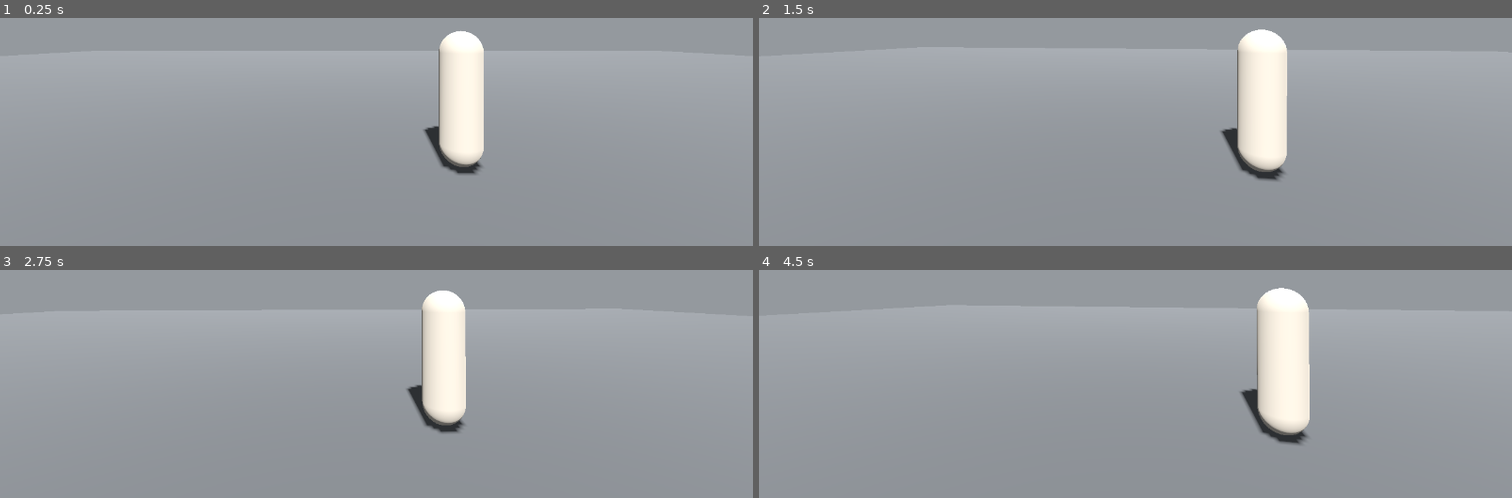
Above: before the commit, frames 1-4 (two rows, left to right).
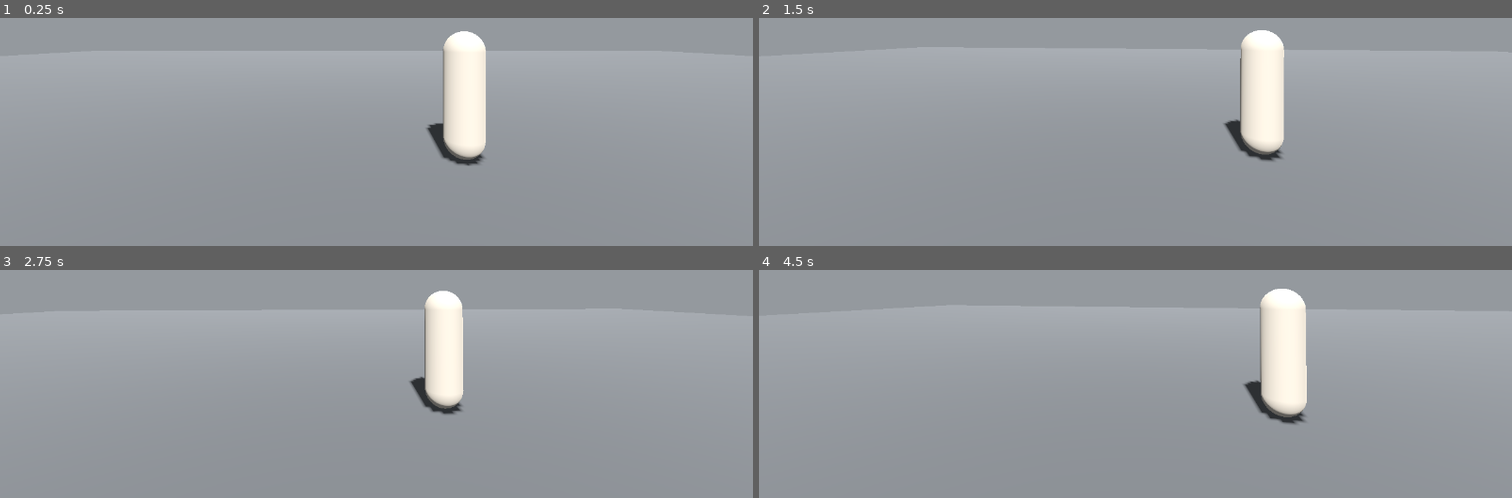
Above: after the commit, the same moments.

Repository: husamazenci/ada
Game: Godot game, scene res://sahne/dunya.tscn
The game is run twice, just before and just after one commit, with the same random seed, the same clock (stepped at 60 frames per second) and the same inputs.
Inputs (mouse positions are in pixels of both pictures, inside the frame that each line leads up to):
- Up to frame 1 (0.25 s): no input
- Up to frame 2 (1.5 s): tap Enter at 0.5 s; move the mouse to (1173, 33) at 0.52 s; tap S (geri) at 0.6 s; click (1173, 33) at 0.67 s; tap Space at 1.25 s; move the mouse to (1097, 36) at 1.27 s; tap W (ileri) at 1.35 s; click (1097, 36) at 1.42 s
- Up to frame 3 (2.75 s): tap Enter at 2 s; move the mouse to (391, 279) at 2.02 s; hold Shift (kos) from 2.03 s (still down); click (391, 279) at 2.17 s
- Up to frame 4 (4.5 s): tap Space at 2.75, 4.25 s; move the mouse to (1127, 292) at 2.77 s; release Shift (kos) at 2.78 s; tap D (sag) at 2.85 s; click (1127, 292) at 2.92 s; tap Enter at 3.5 s; move the mouse to (1188, 292) at 3.52 s; tap A (sol) at 3.6 s; click (1188, 292) at 3.67 s; move the mouse to (1075, 281) at 4.27 s; tap S (geri) at 4.35 s; click (1075, 281) at 4.42 s

The runs differ from the first frame. In frame 1, 1.2% of the frame differs, in the area x 56-65%, y 5-69%; in frame 2, 1.6%; in frame 3, 1.4%; in frame 4, 1.8%, in the area x 63-74%, y 7-77%.

Commit message:
claude: gri kutu kapısı — üç güven seviyesi hem sayıyla hem ekranda ayrık
Davranış saf katmana alındı (betik/ai/davranis.gd): güven mesafeyi, yönelimi
ve bakışı belirliyor; moral tempoyu, duruşu ve duraklamayı. Çizim katmanı
karar vermiyor, yalnızca uyguluyor — ekranda gördüğümüz şey testin sınadığı
şeyin kendisi olsun diye.

Ölçüldü (belirlenimci, iki koşuda ±0.01 m):
  güven yüksek  2.20 m ayakta
  güven orta    4.28 m ayakta
  güven düşük   8.28 m ayakta
  yüksek güven + dip moral  2.20 m OTURUYOR
  düşük güven + dip moral   8.28 m OTURUYOR

Son iki satır kritik: spekt "dip moralin oturması izleyiciyi sistematik olarak
'düşük güven' yanıtına götürebilir" diye uyarmıştı. Mesafe güveni, duruş
morali söylüyor ve ikisi bağımsız — kritik çiftte 39.714 piksel fark var.

Sonda iki kez düzeltildi, ikisi de "sabit kare sayısı" hatasıydı: yerleşme ve
gösterim aşamaları koşula bağlandı. Öncesinde iki koşu farklı sonuç veriyordu
(6.00 m ve 8.28 m) — ölçtüğüm şey ölçmek istediğim şey değildi.

Co-Authored-By: Claude Opus 5 <noreply@anthropic.com>

Diff:
--- /dev/null
+++ b/araclar/gri-kutu.gd
@@ -0,0 +1,89 @@
+extends SceneTree
+
+# GRİ KUTU KAPISI — görsel yarısı.
+# Üç güven seviyesini sırayla zorlar, arkadaşın yerleşmesini bekler, her biri
+# için PNG yazar ve gerçekleşen mesafeyi ölçer. --headless ile ÇALIŞMAZ.
+
+const D := preload("res://betik/ai/davranis.gd")
+const YERLESME_KARE := 420
+const GOSTERIM_KARE := 400   # duruş değişiminin tamamlanması için
+
+var _kare := 0
+var _i := 0
+var _yerlesti := false
+var _arkadas: Node3D
+var _oyuncu: Node3D
+# Her durum İKİ AŞAMALI: önce "yerleşme" değerleriyle konumlanır, sonra
+# "gösterim" değerleri uygulanır. Sebep: dip moralde arkadaş yerinden
+# kalkamaz — moral düşmeden önce yakına yerleşmezse, uzakta oturan biri
+# "düşük güven" diye okunur ve iki kanal görsel olarak karışır. Spektin
+# uyardığı tuzak tam buydu.
+const DURUMLAR := [
+	{"ad": "guven-yuksek",       "yer_g": 0.80, "yer_m": 0.80, "g": 0.80, "m": 0.80},
+	{"ad": "guven-orta",         "yer_g": 0.50, "yer_m": 0.80, "g": 0.50, "m": 0.80},
+	{"ad": "guven-dusuk",        "yer_g": 0.10, "yer_m": 0.80, "g": 0.10, "m": 0.80},
+	{"ad": "yuksek-guven-dip-moral", "yer_g": 0.80, "yer_m": 0.80, "g": 0.80, "m": 0.20},
+	{"ad": "dusuk-guven-dip-moral",  "yer_g": 0.10, "yer_m": 0.80, "g": 0.10, "m": 0.20},
+]
+
+func _mesafe() -> float:
+	return Vector2(_arkadas.global_position.x - _oyuncu.global_position.x,
+		_arkadas.global_position.z - _oyuncu.global_position.z).length()
+
+func _initialize() -> void:
+	var sahne := load("res://sahne/dunya.tscn")
+	if sahne == null:
+		printerr("ÇALIŞTIRILAMADI: sahne yüklenemedi"); quit(2); return
+	root.add_child(sahne.instantiate())
+
+func _process(_d: float) -> bool:
+	if _arkadas == null:
+		_arkadas = root.find_child("Arkadas", true, false)
+		_oyuncu = root.find_child("Oyuncu", true, false)
+		if _arkadas == null or _oyuncu == null:
+			printerr("ÇALIŞTIRILAMADI: Arkadas/Oyuncu bulunamadı"); quit(2); return true
+		print("%-24s %-8s %-9s %-11s %s" % ["durum", "mesafe", "duruş", "gövde", "kadraj"])
+	var d: Dictionary = DURUMLAR[_i]
+	_kare += 1
+	# 1. aşama: HEDEFE VARANA KADAR yerleş (sabit kare sayısı yetmiyordu —
+	# önceki durumdan kalan mesafeye göre gereken süre değişiyor).
+	if not _yerlesti:
+		_arkadas.set("guven_zorla", d["yer_g"])
+		_arkadas.set("moral_zorla", d["yer_m"])
+		var su_an := _mesafe()
+		if absf(su_an - D.hedef_mesafe_m(d["yer_g"])) < 0.35:
+			_yerlesti = true
+			_kare = 0
+		elif _kare > 3000:
+			printerr("ÇALIŞTIRILAMADI: %s yerleşemedi (%.2f m)" % [d["ad"], su_an])
+			quit(2); return true
+		return false
+	_arkadas.set("guven_zorla", d["g"])
+	_arkadas.set("moral_zorla", d["m"])
+
+	# 2. aşama: gösterim değerleri OTURANA KADAR bekle. Sabit kare sayısı
+	# zamanlamaya duyarlıydı — iki koşu farklı sonuç verdi (bir seferinde
+	# 6.00 m, ötekinde 8.28 m). Koşula bağlanınca belirlenimci oluyor.
+	var govde0 := _arkadas.get_node_or_null(^"Govde")
+	var hedef_govde_y: float = 0.875 - (0.55 if D.oturuyor_mu(d["m"]) else 0.0)
+	var govde_oturdu: bool = govde0 == null or absf(govde0.position.y - hedef_govde_y) < 0.005
+	var durdu: bool = _arkadas.velocity.length() < 0.02
+	var mesafe_tamam: bool = absf(_mesafe() - D.hedef_mesafe_m(d["g"])) < 0.35 or D.oturuyor_mu(d["m"])
+	if not (govde_oturdu and durdu and mesafe_tamam):
+		if _kare > 3000:
+			printerr("ÇALIŞTIRILAMADI: %s gösterimde oturmadı" % d["ad"]); quit(2); return true
+		return false
+
+	var olculen := _mesafe()
+	var oturuyor: bool = D.oturuyor_mu(d["m"])
+	var govde := _arkadas.get_node_or_null(^"Govde")
+	var govde_y: float = govde.position.y if govde else -1.0
+	root.get_texture().get_image().save_png("res://.scratch/gri-%s.png" % d["ad"])
+	print("%-24s %-8.2f %-9s gövde y %.3f  .scratch/gri-%s.png" % [d["ad"], olculen, "OTURUYOR" if oturuyor else "ayakta", govde_y, d["ad"]])
+
+	_i += 1
+	_kare = 0
+	_yerlesti = false
+	if _i >= DURUMLAR.size():
+		quit(0); return true
+	return false
--- /dev/null
+++ b/betik/ai/davranis.gd
@@ -0,0 +1,101 @@
+class_name Davranis
+extends RefCounted
+
+# Arkadaşın EKRANDAKİ davranışı — saf. Çizim katmanı bunu yalnızca UYGULAR.
+#
+# İki eksen, iki KANAL (K-005, davranış tablosu):
+#   GÜVEN → mesafe, yönelim, bakış   (kime doğru, ne kadar yakın)
+#   MORAL → tempo, duruş, duraklama  (ne hızla, hangi bedenle)
+#
+# Karıştırılırlarsa "çağırınca gecikmeli gelir" (orta güven) ile "yavaşlar"
+# (orta moral) ekranda aynı görünür ve kabul kriteri çöker.
+#
+# Sayılar animasyon spektinden (belge/ANIMASYON-SPEKTI.md §3) geliyor.
+# Burada saf tutulmalarının sebebi: üç seviyenin ayırt edilebilirliği
+# pencere açmadan, sayıyla sınanabilsin.
+
+const A := preload("res://betik/veri/ayarlar.gd")
+
+# --- GÜVEN KANALI ---
+
+static func mesafe_bandi_m(guven: float) -> Vector2:
+	# Spekt §3: yüksek 1,5–2,5 · orta 3,5–5,5 · düşük 7–10
+	if guven >= A.GUVEN_YUKSEK_ALT:
+		return Vector2(1.5, 2.5)
+	if guven < A.GUVEN_DUSUK_UST:
+		return Vector2(7.0, 10.0)
+	return Vector2(3.5, 5.5)
+
+static func hedef_mesafe_m(guven: float) -> float:
+	var b := mesafe_bandi_m(guven)
+	return (b.x + b.y) * 0.5
+
+static func yonelim(guven: float) -> float:
+	# +1 = gövdesi oyuncuya dönük · 0 = yan · −1 = sırtı dönük
+	if guven >= A.GUVEN_YUKSEK_ALT:
+		return 1.0
+	if guven < A.GUVEN_DUSUK_UST:
+		return -1.0
+	return 0.0
+
+static func goz_temasi_olasiligi(guven: float) -> float:
+	# Düşük güvende göz temasından KAÇINIR (spekt §3).
+	if guven >= A.GUVEN_YUKSEK_ALT:
+		return 0.70
+	if guven < A.GUVEN_DUSUK_UST:
+		return 0.0
+	return 0.25
+
+static func cagriya_tepki_sn(guven: float) -> Vector2:
+	# Spekt §5: yüksek 0,4–1,2 · orta 2–5 · düşükte gelme kararı ÇIKMAZ.
+	if guven >= A.GUVEN_YUKSEK_ALT:
+		return Vector2(0.4, 1.2)
+	if guven < A.GUVEN_DUSUK_UST:
+		return Vector2(-1.0, -1.0)     # gelmez
+	return Vector2(2.0, 5.0)
+
+# --- MORAL KANALI ---
+
+static func tempo_carpani(moral: float) -> float:
+	# Spekt §3: yüksek ×1,00 · orta ×0,70 · dip ×0 (oturur)
+	if moral < A.MORAL_ORTA_ALT:
+		return 0.0
+	if moral >= 0.66:
+		return 1.00
+	return 0.70
+
+static func oturuyor_mu(moral: float) -> bool:
+	return moral < A.MORAL_ORTA_ALT
+
+static func duruş_egimi_derece(moral: float) -> float:
+	# Omuz/baş düşmesi. Dip moralde spektin çöküş tablosuna devredilir.
+	if moral >= 0.66:
+		return 0.0
+	if moral < A.MORAL_ORTA_ALT:
+		return 30.0
+	return 12.0
+
+static func duraklama_sikligi_hz(moral: float) -> float:
+	if moral >= 0.66:
+		return 0.0
+	if moral < A.MORAL_ORTA_ALT:
+		return 0.0     # zaten oturuyor
+	return 0.25        # ~4 saniyede bir durup bekler
+
+# --- OKUNABİLİRLİK DENETİMİ ---
+
+static func iki_kanal_ayrik_mi() -> bool:
+	# Kabul kriterinin şartı: güven yalnızca mesafe/yönelim/bakışı, moral
+	# yalnızca tempo/duruşu değiştirmeli. Biri ötekinin kanalına taşarsa
+	# izleyici ikisini ayırt edemez.
+	var moraller := [0.20, 0.50, 0.80]
+	var ilk_mesafe := hedef_mesafe_m(0.80)
+	for m in moraller:
+		if not is_equal_approx(hedef_mesafe_m(0.80), ilk_mesafe):
+			return false
+	var guvenler := [0.10, 0.50, 0.80]
+	var ilk_tempo := tempo_carpani(0.80)
+	for g in guvenler:
+		if not is_equal_approx(tempo_carpani(0.80), ilk_tempo):
+			return false
+	return true
--- /dev/null
+++ b/betik/cizim/arkadas.gd
@@ -0,0 +1,84 @@
+extends CharacterBody3D
+
+# Arkadaşın gövdesi. Bu betik KARAR VERMEZ — `betik/ai/davranis.gd`'nin
+# söylediğini uygular. Sebep: davranışın ayırt edilebilirliği pencere açmadan
+# sınanabilmeli (testler/davranis.gd), ekranda gördüğümüz o sınanan şeyin
+# kendisi olmalı.
+#
+# His sayıları @export: kullanıcı oyun çalışırken ayarlar (AGENTS.md §6.2).
+
+const D := preload("res://betik/ai/davranis.gd")
+
+@export_group("Kime")
+@export var oyuncu_yolu: NodePath = ^"../Oyuncu"
+
+@export_group("His")
+@export_range(0.2, 4.0, 0.05) var taban_hiz_ms: float = 1.6
+@export_range(0.5, 20.0, 0.1) var ivme_ms2: float = 6.0
+@export_range(0.5, 12.0, 0.1) var donme_hizi_rad_s: float = 3.0
+@export_range(0.05, 1.5, 0.05) var mesafe_olu_bant_m: float = 0.4
+@export_range(0.0, 1.2, 0.01) var oturma_dusumu_m: float = 0.55
+@export_range(0.5, 8.0, 0.1) var oturma_hizi_ms: float = 2.0
+
+@export_group("Gri kutu sondası (yalnızca geliştirme)")
+## −1 = simülasyondan al. 0..1 = zorla. Üç seviyeyi kadrajlamak için.
+@export_range(-1.0, 1.0, 0.01) var guven_zorla: float = -1.0
+@export_range(-1.0, 1.0, 0.01) var moral_zorla: float = -1.0
+
+var guven: float = 0.35
+var moral: float = 0.70
+
+var _oyuncu: Node3D
+var _govde: Node3D
+var _govde_y0: float = 0.0
+
+func _ready() -> void:
+	_oyuncu = get_node_or_null(oyuncu_yolu)
+	_govde = get_node_or_null(^"Govde")
+	if _govde:
+		_govde_y0 = _govde.position.y
+
+func _physics_process(delta: float) -> void:
+	if guven_zorla >= 0.0:
+		guven = guven_zorla
+	if moral_zorla >= 0.0:
+		moral = moral_zorla
+	if _oyuncu == null:
+		return
+
+	var bana := global_position - _oyuncu.global_position
+	bana.y = 0.0
+	var uzaklik := bana.length()
+	if uzaklik < 0.01:
+		bana = Vector3.FORWARD
+		uzaklik = 0.01
+
+	# GÜVEN KANALI: hedef mesafe
+	var hedef := D.hedef_mesafe_m(guven)
+	var fark := uzaklik - hedef
+	var yon := bana.normalized()
+
+	# MORAL KANALI: tempo. Dip moralde hiç yürümez (oturur).
+	var tempo := D.tempo_carpani(moral)
+	var istenen := Vector3.ZERO
+	if tempo > 0.0 and absf(fark) > mesafe_olu_bant_m:
+		istenen = -yon * signf(fark) * taban_hiz_ms * tempo
+
+	velocity.x = move_toward(velocity.x, istenen.x, ivme_ms2 * delta)
+	velocity.z = move_toward(velocity.z, istenen.z, ivme_ms2 * delta)
+	if not is_on_floor():
+		velocity.y -= 12.0 * delta
+	else:
+		velocity.y = 0.0
+	move_and_slide()
+
+	# GÜVEN KANALI: yönelim. +1 oyuncuya dönük · 0 yan · −1 sırtı dönük.
+	var y := D.yonelim(guven)
+	var bakis := -yon if y > 0.5 else (yon if y < -0.5 else yon.cross(Vector3.UP))
+	var hedef_aci := atan2(bakis.x, bakis.z)
+	rotation.y = rotate_toward(rotation.y, hedef_aci, donme_hizi_rad_s * delta)
+
+	# MORAL KANALI: duruş. Dipte gövde alçalır (oturma yer tutucusu).
+	if _govde:
+		var hedef_y := _govde_y0 - (oturma_dusumu_m if D.oturuyor_mu(moral) else 0.0)
+		_govde.position.y = move_toward(_govde.position.y, hedef_y, oturma_hizi_ms * delta)
--- a/sahne/dunya.tscn
+++ b/sahne/dunya.tscn
@@ -1,6 +1,7 @@
 [gd_scene load_steps=11 format=3 uid="uid://b0adaworld01"]
 
 [ext_resource type="Script" path="res://betik/cizim/oyuncu.gd" id="1_oyuncu"]
+[ext_resource type="Script" path="res://betik/cizim/arkadas.gd" id="2_arkadas"]
 
 [sub_resource type="Environment" id="Environment_gri"]
 background_mode = 1
@@ -80,8 +81,9 @@
 [node name="Kamera" type="Camera3D" parent="Oyuncu"]
 current = true
 
-[node name="Arkadas" type="StaticBody3D" parent="."]
+[node name="Arkadas" type="CharacterBody3D" parent="."]
 transform = Transform3D(1, 0, 0, 0, 1, 0, 0, 0, 1, 1.1, 0, -3.6)
+script = ExtResource("2_arkadas")
 
 [node name="Carpisma" type="CollisionShape3D" parent="Arkadas"]
 transform = Transform3D(1, 0, 0, 0, 1, 0, 0, 0, 1, 0, 0.875, 0)
--- /dev/null
+++ b/testler/davranis.gd
@@ -0,0 +1,84 @@
+extends SceneTree
+
+# GRİ KUTU KAPISI — sayısal yarısı.
+#
+# Kabul kriteri: "arkadaşın üç güven seviyesi EKRANDA ayırt edilebilmeli."
+# Ekranda bakmadan önce burada sınanır: üç seviye birbirinden YETERİNCE
+# ayrık mı, ve iki kanal (güven / moral) birbirine taşıyor mu?
+#
+# İkinci soru kritiktir: güven mesafeyi, moral tempoyu belirlemeli. Biri
+# ötekinin kanalına taşarsa "çağırınca gecikmeli gelir" (orta güven) ile
+# "yavaşlar" (orta moral) ekranda aynı görünür ve kriter çöker.
+#
+# Çıkış: 0 geçti · 1 başarısız · 2 ÇALIŞTIRILAMADI.
+
+const D := preload("res://betik/ai/davranis.gd")
+const A := preload("res://betik/veri/ayarlar.gd")
+
+const YUKSEK := 0.80
+const ORTA := 0.50
+const DUSUK := 0.10
+
+func _initialize() -> void:
+	var hata: Array = []
+
+	# 1 · Üç güven seviyesi mesafede AYRIK olmalı, bantları çakışmamalı.
+	var b_yuksek := D.mesafe_bandi_m(YUKSEK)
+	var b_orta := D.mesafe_bandi_m(ORTA)
+	var b_dusuk := D.mesafe_bandi_m(DUSUK)
+	print("mesafe bantları: yüksek %s · orta %s · düşük %s" % [b_yuksek, b_orta, b_dusuk])
+	if b_yuksek.y >= b_orta.x:
+		hata.append("yüksek ve orta bandı ÇAKIŞIYOR (%.1f ≥ %.1f)" % [b_yuksek.y, b_orta.x])
+	if b_orta.y >= b_dusuk.x:
+		hata.append("orta ve düşük bandı ÇAKIŞIYOR (%.1f ≥ %.1f)" % [b_orta.y, b_dusuk.x])
+
+	# 2 · Aradaki fark GÖZLE seçilebilecek kadar olmalı (en az 1 m boşluk).
+	if b_orta.x - b_yuksek.y < 1.0:
+		hata.append("yüksek↔orta arası %.1f m — gözle ayırt edilemeyecek kadar dar" % (b_orta.x - b_yuksek.y))
+	if b_dusuk.x - b_orta.y < 1.0:
+		hata.append("orta↔düşük arası %.1f m — gözle ayırt edilemeyecek kadar dar" % (b_dusuk.x - b_orta.y))
+
+	# 3 · Yönelim üç seviyede üç FARKLI değer vermeli.
+	var yonelimler := [D.yonelim(YUKSEK), D.yonelim(ORTA), D.yonelim(DUSUK)]
+	print("yönelim: yüksek %.1f · orta %.1f · düşük %.1f" % yonelimler)
+	if yonelimler[0] == yonelimler[1] or yonelimler[1] == yonelimler[2]:
+		hata.append("yönelim seviyeleri ayrışmıyor: %s" % str(yonelimler))
+
+	# 4 · İKİ KANAL AYRIK MI — kriterin kalbi.
+	if not D.iki_kanal_ayrik_mi():
+		hata.append("İHLAL: güven ve moral kanalları birbirine taşıyor")
+	# Doğrudan da sına: moral değişince mesafe değişmemeli, güven değişince tempo.
+	var m0 := D.hedef_mesafe_m(YUKSEK)
+	for moral in [0.20, 0.50, 0.90]:
+		if not is_equal_approx(D.hedef_mesafe_m(YUKSEK), m0):
+			hata.append("moral mesafeyi değiştirdi — kanallar karışmış")
+	var t0 := D.tempo_carpani(0.90)
+	for g in [0.10, 0.50, 0.90]:
+		if not is_equal_approx(D.tempo_carpani(0.90), t0):
+			hata.append("güven tempoyu değiştirdi — kanallar karışmış")
+
+	# 5 · Moral üç seviyede üç farklı tempo vermeli; dipte OTURMALI.
+	var tempolar := [D.tempo_carpani(0.80), D.tempo_carpani(0.50), D.tempo_carpani(0.20)]
+	print("tempo: yüksek ×%.2f · orta ×%.2f · dip ×%.2f" % tempolar)
+	if tempolar[0] == tempolar[1] or tempolar[1] == tempolar[2]:
+		hata.append("tempo seviyeleri ayrışmıyor: %s" % str(tempolar))
+	if not D.oturuyor_mu(0.20):
+		hata.append("dip moralde oturmuyor")
+	if D.oturuyor_mu(0.80):
+		hata.append("yüksek moralde oturuyor")
+
+	# 6 · Düşük güvende çağrıya GELMEZ; göz teması KURMAZ.
+	if D.cagriya_tepki_sn(DUSUK).x >= 0.0:
+		hata.append("düşük güvende çağrıya geliyor — davranış tablosuna aykırı")
+	if D.goz_temasi_olasiligi(DUSUK) > 0.0:
+		hata.append("düşük güvende göz teması kuruyor")
+	print("çağrıya tepki: yüksek %s sn · orta %s sn · düşük gelmez" % [
+		D.cagriya_tepki_sn(YUKSEK), D.cagriya_tepki_sn(ORTA)])
+
+	print("")
+	if hata.is_empty():
+		print("GEÇTİ — üç seviye ayrık, iki kanal karışmıyor.")
+		quit(0); return
+	for h in hata:
+		printerr("BAŞARISIZ: " + h)
+	quit(1)
Not shown, changed: belge/CALISMA-PANOSU.md
Not shown, changed: testler/negatif-kontrol.sh
